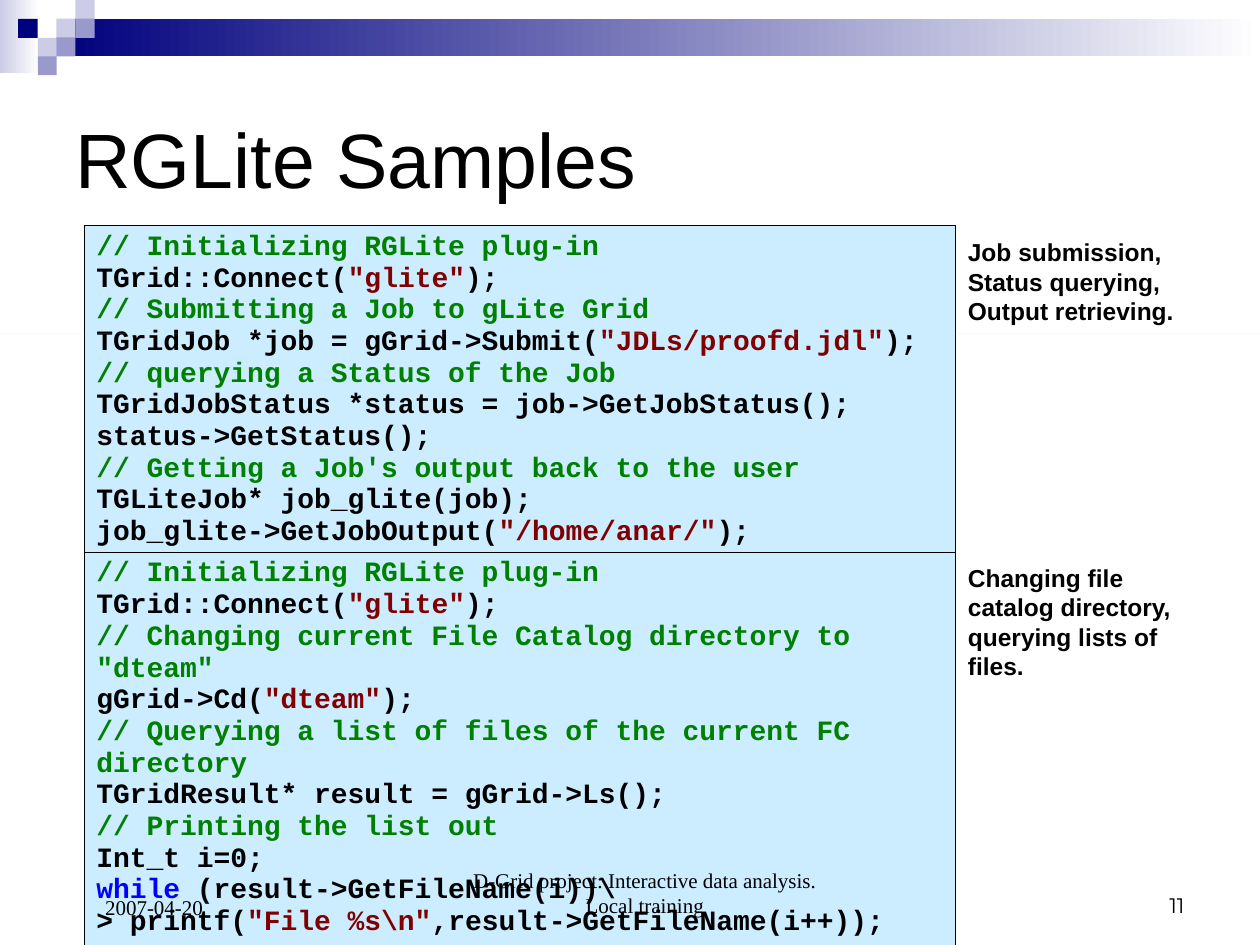
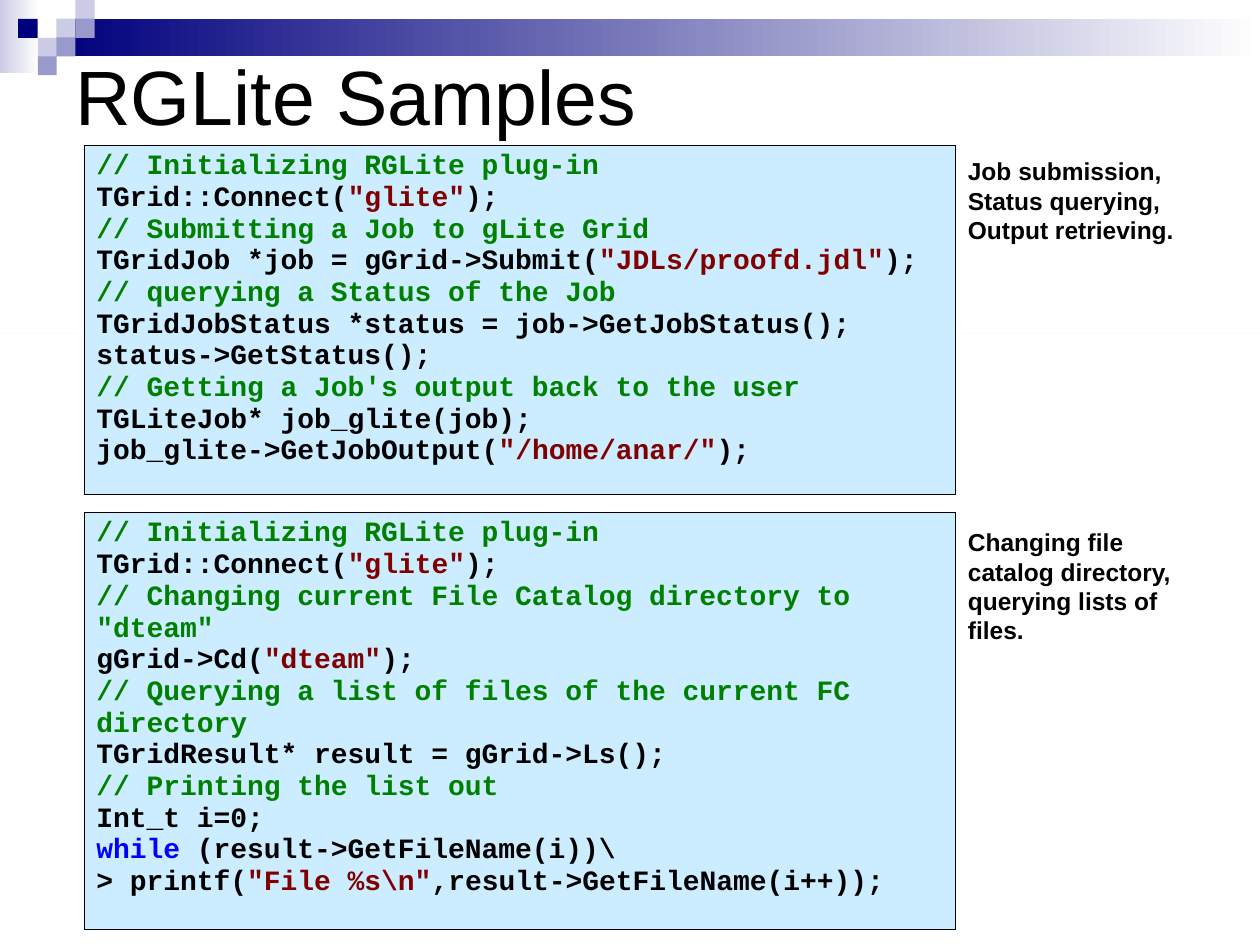
Before and after one commit to AnarManafov/PoDDocumentation, a slide deck: slide 11 of local training - D-Grid 2007-04-20.ppt. Drawn at 1260x945 pixels with LibreOffice and Linux fonts; fonts in the diff are those of the drawing. Boxes give left, top, right and bottom in pixels: in the first picture for what was removed or moved away, otherwise in the second. Text is boxed around its words. In the diff, an @@ line names an element or a change of style, - is before the commit and + after.

```diff
--- a/local training - D-Grid 2007-04-20.ppt
+++ b/local training - D-Grid 2007-04-20.ppt
@@ title "RGLite Samples": place and size @@
-title "RGLite Samples" at [75, 132, 635, 203]
+title "RGLite Samples" at [75, 69, 635, 140]
@@ table: place and size @@
-table at [84, 226, 956, 550]
+table at [84, 145, 956, 494]
@@ text "Job submission, Status querying, Output ...": place and size @@
-text "Job submission, Status querying, Output ..." at [968, 243, 1174, 325]
+text "Job submission, Status querying, Output ..." at [968, 162, 1174, 245]
@@ table: place and size @@
-table at [84, 552, 956, 940]
+table at [84, 513, 956, 930]
@@ text "Changing file catalog directory, querying ...": place and size @@
-text "Changing file catalog directory, querying ..." at [968, 569, 1171, 676]
+text "Changing file catalog directory, querying ..." at [968, 533, 1171, 640]
@@ text removed at [473, 873, 816, 918] @@
-D-Grid project: Interactive data analysis. Local training
@@ page number removed at [1169, 898, 1184, 913] @@
-11
@@ text removed at [105, 901, 203, 920] @@
-2007-04-20
```
Also in this commit, not shown: 10 other slides changed, 4 slides added, 4 slides removed.
